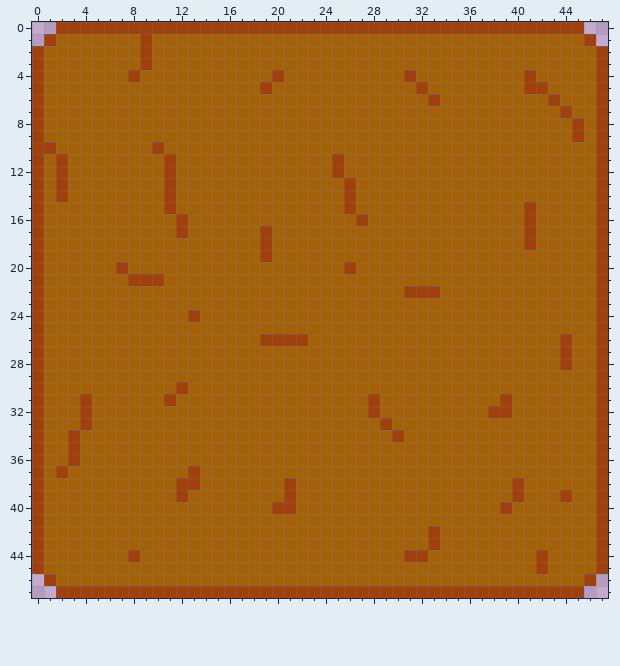
Two versions of one pixel-art sprite, sprites/spr_ground_destroyable/cf1320a8-ff54-4d16-bf26-b8a5f4ff9402.png. Above, as it was before the edit.
The file is 48x48 pixels.
New version:
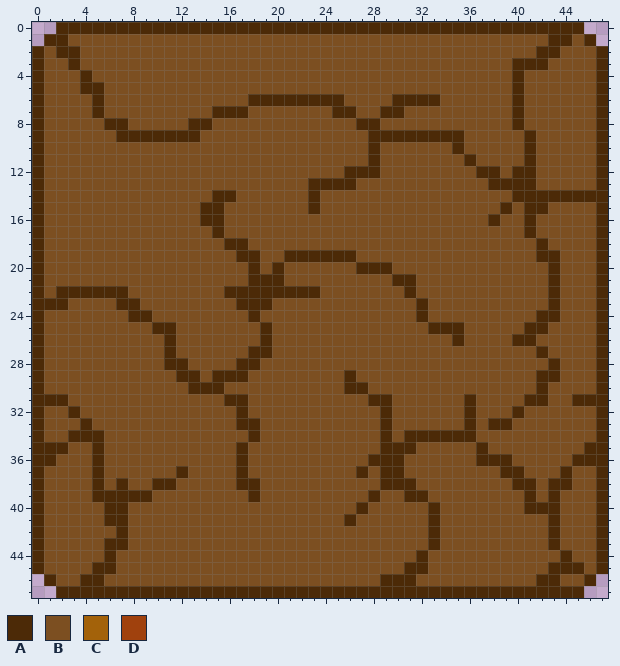
Palette (. is transparent): A #4c2a07  B #7c4f21  C #a3620a  D #a0410d
Diff:
Changed rows in their new state; - is an unchanged pixel.
first column x 0:
 0 --AAAAAAAAAAAAAAAAAAAAAAAAAAAAAAAAAAAAAAAAAAAA--
 1 -AABBBBBBBBBBBBBBBBBBBBBBBBBBBBBBBBBBBBBBBBAABA-
 2 ABAABBBBBBBBBBBBBBBBBBBBBBBBBBBBBBBBBBBBBBAABBBA
 3 ABBABBBBBBBBBBBBBBBBBBBBBBBBBBBBBBBBBBBBAAABBBBA
 4 ABBBABBBBBBBBBBBBBBBBBBBBBBBBBBBBBBBBBBBABBBBBBA
 5 ABBBAABBBBBBBBBBBBBBBBBBBBBBBBBBBBBBBBBBABBBBBBA
 6 ABBBBABBBBBBBBBBBBAAAAAAAABBBBAAAABBBBBBABBBBBBA
 7 ABBBBABBBBBBBBBAAABBBBBBBAABBAABBBBBBBBBABBBBBBA
 8 ABBBBBAABBBBBAABBBBBBBBBBBBAABBBBBBBBBBBABBBBBBA
 9 ABBBBBBAAAAAAABBBBBBBBBBBBBBAAAAAAAABBBBBABBBBBA
10 ABBBBBBBBBBBBBBBBBBBBBBBBBBBABBBBBBABBBBBABBBBBA
11 ABBBBBBBBBBBBBBBBBBBBBBBBBBBABBBBBBBABBBBABBBBBA
12 ABBBBBBBBBBBBBBBBBBBBBBBBBAAABBBBBBBBAABAABBBBBA
13 ABBBBBBBBBBBBBBBBBBBBBBAAAABBBBBBBBBBBAAAABBBBBA
14 ABBBBBBBBBBBBBBAABBBBBBABBBBBBBBBBBBBBBBAAAAAAAA
15 ABBBBBBBBBBBBBAABBBBBBBABBBBBBBBBBBBBBBABAABBBBA
16 ABBBBBBBBBBBBBAABBBBBBBBBBBBBBBBBBBBBBABBABBBBBA
17 ABBBBBBBBBBBBBBABBBBBBBBBBBBBBBBBBBBBBBBBABBBBBA
18 ABBBBBBBBBBBBBBBAABBBBBBBBBBBBBBBBBBBBBBBBABBBBA
19 ABBBBBBBBBBBBBBBBAABBAAAAAABBBBBBBBBBBBBBBAABBBA
20 ABBBBBBBBBBBBBBBBBABABBBBBBAAABBBBBBBBBBBBBABBBA
21 ABBBBBBBBBBBBBBBBBAAABBBBBBBBBAABBBBBBBBBBBABBBA
22 ABAAAAAABBBBBBBBAAAAAAAABBBBBBBABBBBBBBBBBBABBBA
23 AAABBBBAABBBBBBBBAAABBBBBBBBBBBBABBBBBBBBBBABBBA
24 ABBBBBBBAABBBBBBBBABBBBBBBBBBBBBABBBBBBBBBAABBBA
25 ABBBBBBBBBAABBBBBBBABBBBBBBBBBBBBAAABBBBBAABBBBA
26 ABBBBBBBBBBABBBBBBBABBBBBBBBBBBBBBBABBBBAABBBBBA
27 ABBBBBBBBBBABBBBBBAABBBBBBBBBBBBBBBBBBBBBBABBBBA
28 ABBBBBBBBBBAABBBBAABBBBBBBBBBBBBBBBBBBBBBBBABBBA
29 ABBBBBBBBBBBAABAAABBBBBBBBABBBBBBBBBBBBBBBAABBBA
30 ABBBBBBBBBBBBAAABBBBBBBBBBAABBBBBBBBBBBBBBABBBBA
31 AAABBBBBBBBBBBBBAABBBBBBBBBBAABBBBBBABBBBAABBAAA
32 ABBABBBBBBBBBBBBBABBBBBBBBBBBABBBBBBABBBABBBBBBA
33 ABBBABBBBBBBBBBBBAABBBBBBBBBBABBBBBBABAABBBBBBBA
34 ABBAAABBBBBBBBBBBBABBBBBBBBBBABAAAAAABBBBBBBBBBA
35 AAABBABBBBBBBBBBBABBBBBBBBBBBAAABBBBBABBBBBBBBAA
36 AABBBABBBBBBBBBBBABBBBBBBBBBAAABBBBBBAAABBBBBAAA
37 ABBBBABBBBBBABBBBABBBBBBBBBABAABBBBBBBBAABBBABBA
38 ABBBBABABBAABBBBBAABBBBBBBBBBAAABBBBBBBBAABAABBA
39 ABBBBAAAAABBBBBBBBABBBBBBBBBABBAABBBBBBBBABABBBA
40 ABBBBBAABBBBBBBBBBBBBBBBBBBABBBBBABBBBBBBAAABBBA
41 ABBBBBAABBBBBBBBBBBBBBBBBBABBBBBBABBBBBBBBBABBBA
42 ABBBBBBABBBBBBBBBBBBBBBBBBBBBBBBBABBBBBBBBBABBBA
43 ABBBBBAABBBBBBBBBBBBBBBBBBBBBBBBBABBBBBBBBBABBBA
44 ABBBBBABBBBBBBBBBBBBBBBBBBBBBBBBABBBBBBBBBBBABBA
45 ABBBBAABBBBBBBBBBBBBBBBBBBBBBBBAABBBBBBBBBBAAABA
46 -ABBAABBBBBBBBBBBBBBBBBBBBBBBAAABBBBBBBBBBAABBA-
47 --AAAAAAAAAAAAAAAAAAAAAAAAAAAAAAAAAAAAAAAAAAAA--
